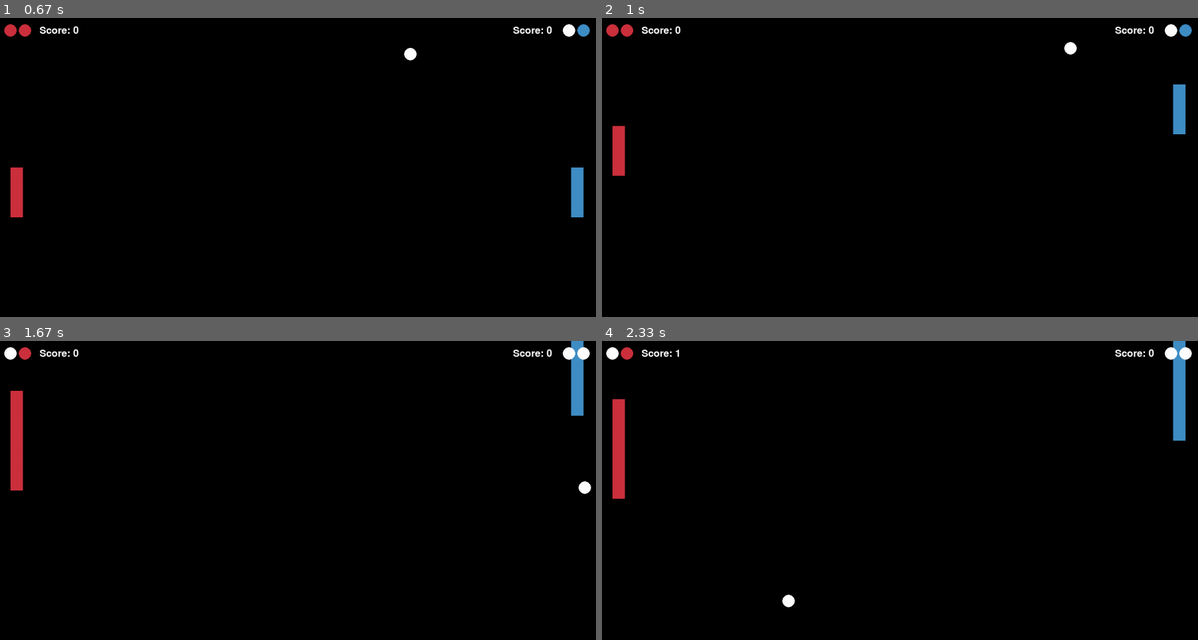
Above: before the commit, frames 1-4 (two rows, left to right).
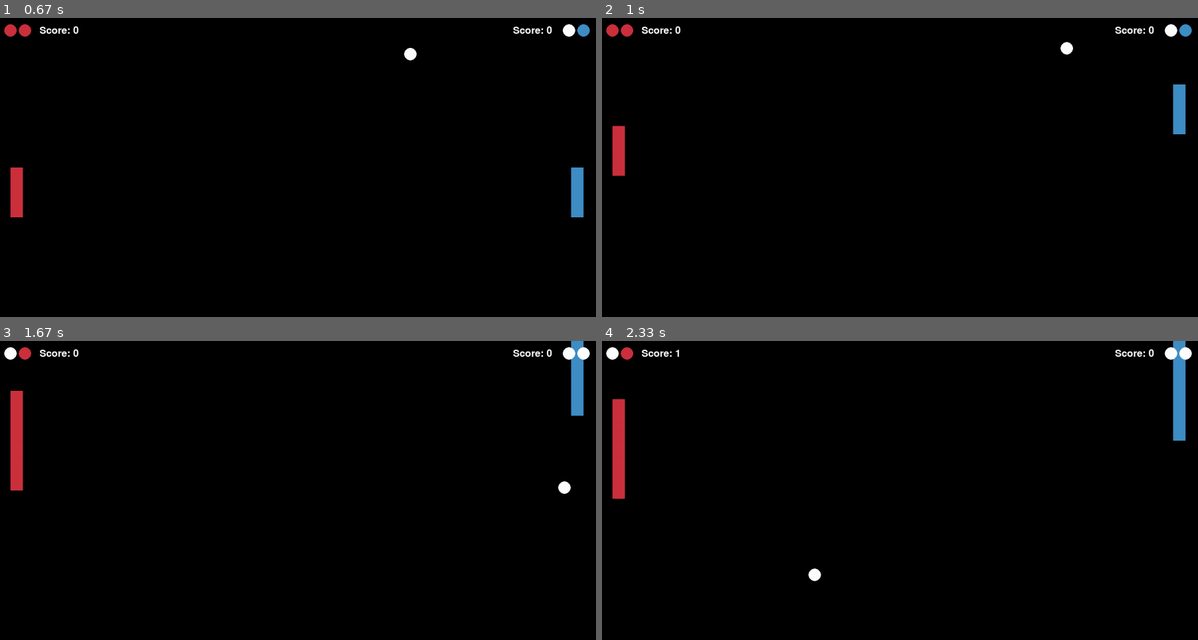
Above: after the commit, the same moments.

Repository: Klihe/PingPong-PyGame
Game: pygame game, started from main.py
The game is run twice, just before and just after one commit, with the same random seed, the same clock (stepped at 60 frames per second) and the same inputs.
Inputs:
- Up to frame 1 (0.67 s): hold Right from 0.33 s (still down)
- Up to frame 2 (1 s): release Right at 0.8 s; hold Up from 0.83 s (still down); hold W from 0.83 s (still down)
- Up to frame 3 (1.67 s): release Up at 1.13 s; release W at 1.13 s; hold Left from 1.17 s (still down); hold A from 1.17 s (still down)
- Up to frame 4 (2.33 s): release Left at 1.7 s; release A at 1.7 s; hold Down 1.73-2.03 s; hold S 1.73-2.03 s; hold Up from 2.07 s (still down); hold W from 2.07 s (still down)

Frame 1 is identical in both runs. In frame 2, less than 0.1% of the frame differs, in the area x 76-80%, y 8-13%; in frame 3, 0.1%; in frame 4, 0.1%, in the area x 30-37%, y 76-90%.

Commit message:
Implement chaos

Diff:
--- a/main.py
+++ b/main.py
@@ -120,7 +120,7 @@
 
         # Bounce
         if self.y - self.radius <= 0 or self.y + self.radius >= winHeight:
-            self.direction = -self.direction
+            self.direction = -self.direction + random.randint(-10, 10)
 
         # Score
         if self.x - self.radius <= 0:
@@ -141,7 +141,7 @@
             and self.y + self.radius >= player.y
             and self.y - self.radius <= player.y + player.height
         ):
-            self.direction = 180 - self.direction
+            self.direction = 180 + random.randint(-10, 10) - self.direction
             self.speed += 1
 
     # Reset position
